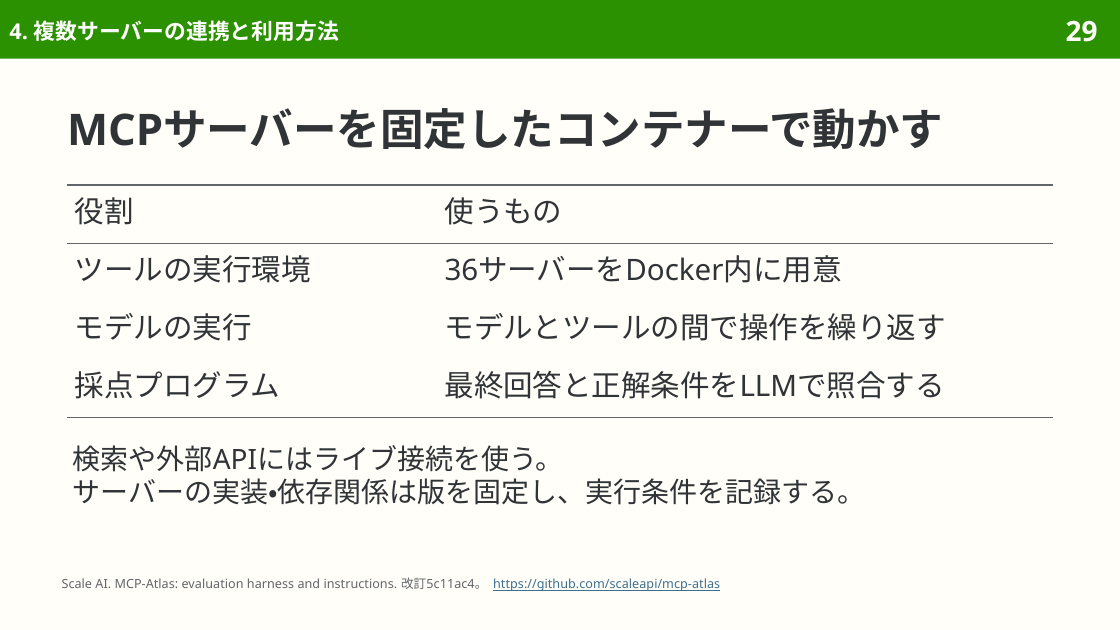
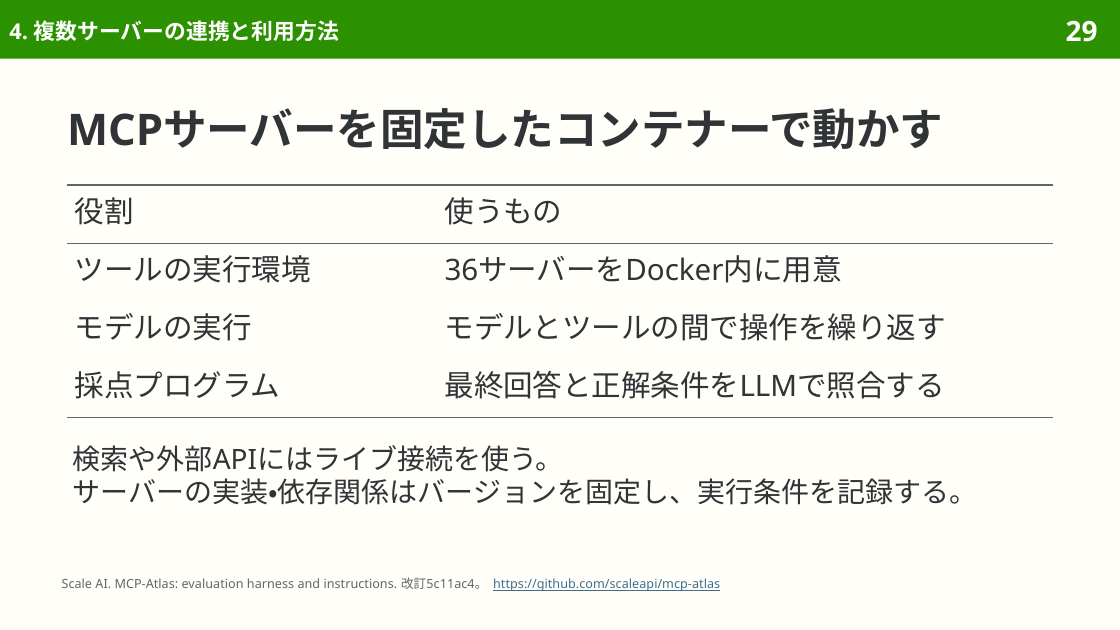
Before and after one commit to sasakiy84/datasets-in-10-minutes, a slide deck: slide 29 of slides/datasets-in-10-minutes-mcp-atlas.pptx. Drawn at 1120x630 pixels with LibreOffice and Linux fonts; fonts in the diff are those of the drawing. Boxes give left, top, right and bottom in pixels: in the first picture for what was removed or moved away, otherwise in the second. Text is boxed around its words. In the diff, an @@ line names an element or a change of style, - is before the commit and + after.

```diff
--- a/slides/datasets-in-10-minutes-mcp-atlas.pptx
+++ b/slides/datasets-in-10-minutes-mcp-atlas.pptx
@@ text at (x1=73, y1=478, x2=978, y2=505): text changed @@
-サーバーの実装・依存関係は版を固定し、実行条件を記録する。
+サーバーの実装・依存関係はバージョンを固定し、実行条件を記録する。
```
Also in this commit, not shown: 7 other slides changed, 4 other files.
